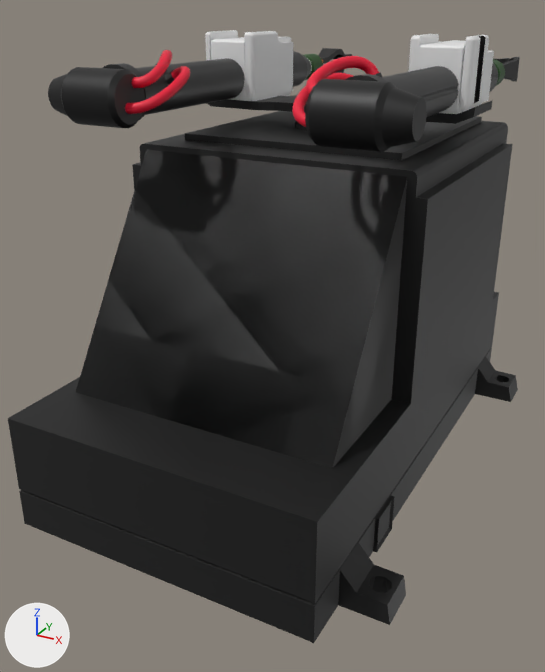
An edit to the Blender file Assets/Blender_model_Cyclone-5/Cyclone-5.blend, drawn before and after from the same camera.
One viewpoint serves both versions: a 50 mm camera at (2.21, -4.93, 2.96) aimed at (-0.16, -0.62, 0.81). Arrows for +X, +Y and +Z are at lower left; the lights stay in place. The older version comes first.

The first picture shows 'Machine_bed', 'Piston_pump', 'Stationary_platform' and 5 more.
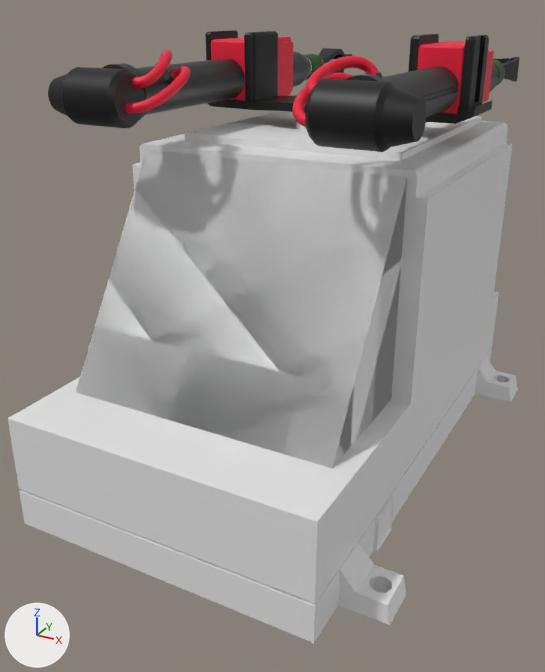
Commit message: Обновлена модель Cyclone-5: добавлены mtl и папка png

Where the change shows, as pixel boxes (x1, y1, x2, y2) in the pictures (545 x 672 px):
'Stationary_platform', recoloured (black to white): (8, 111, 518, 643) in both
part 1 of me_cube_003, recoloured (white to dark grey): (205, 30, 489, 114) in both
part 2 of me_cylinder_001, recoloured (white to red): (211, 37, 494, 114) in both

The edits, one by one:
Material 'Stationary_mat' (mat_stationary_mat) is new.
Its base color is (0.8, 0.8, 0.8) (white #e7e7e7).
me_cube_003 has 3406 vertices, 3172 faces and spans x -1.0..1.0, y -0.29..0.27, z 0.47..2.78.
me_cube_003 is used by ob_machine_bed; location (0.0, 0.0, 0.0).
me_cube_003 part 1: all 2906 faces that had it switch from no material to mat_material_004 (dark grey #373737).
me_cylinder_001 has 5316 vertices, 4748 faces and spans x -1.08..1.08, y -1.66..0.94, z 2.31..2.74.
me_cylinder_001 is used by ob_piston_pump; location (0.0, 0.0, 0.0).
me_cylinder_001 part 2: all 914 faces that had it switch from no material to mat_кабель (red #e70c34).
me_cube_002 has 2072 vertices, 2002 faces and spans x -1.29..1.29, y -2.3..1.2, z 0.0..2.23.
me_cube_002 no longer uses material mat_material_003 (black #151515).
me_cube_002 gains material mat_stationary_mat (white #e7e7e7).
